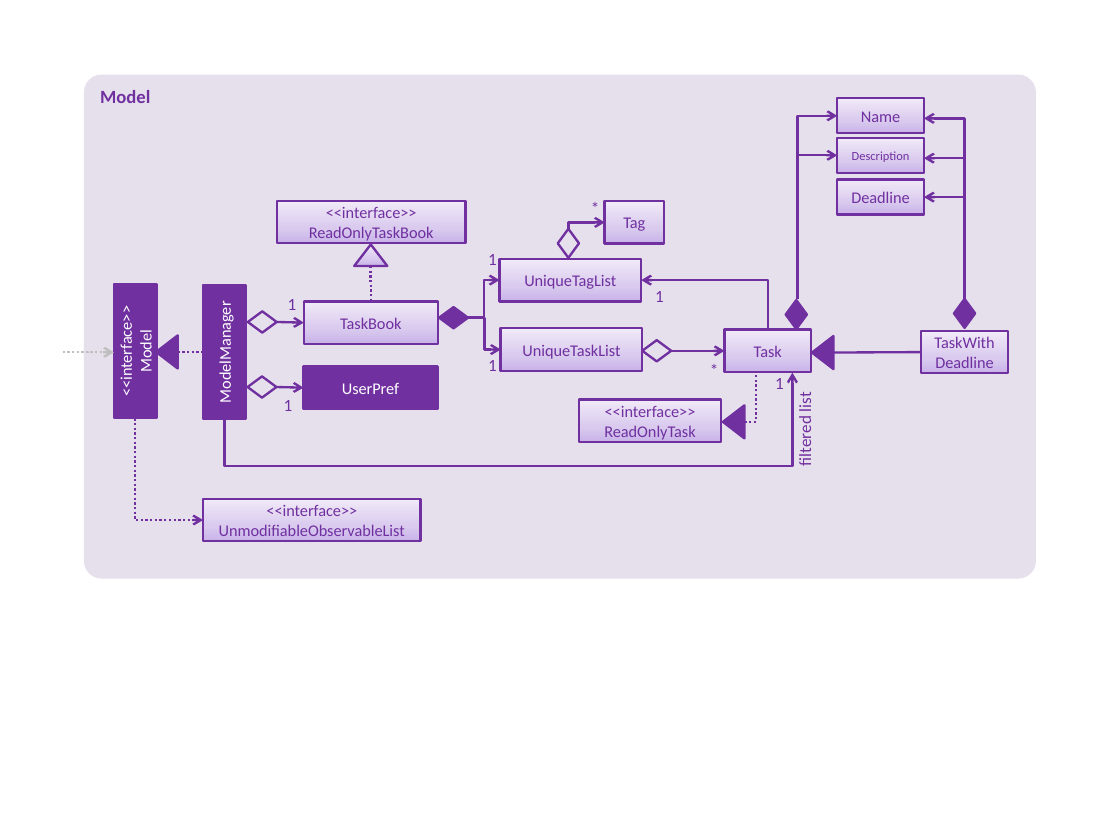
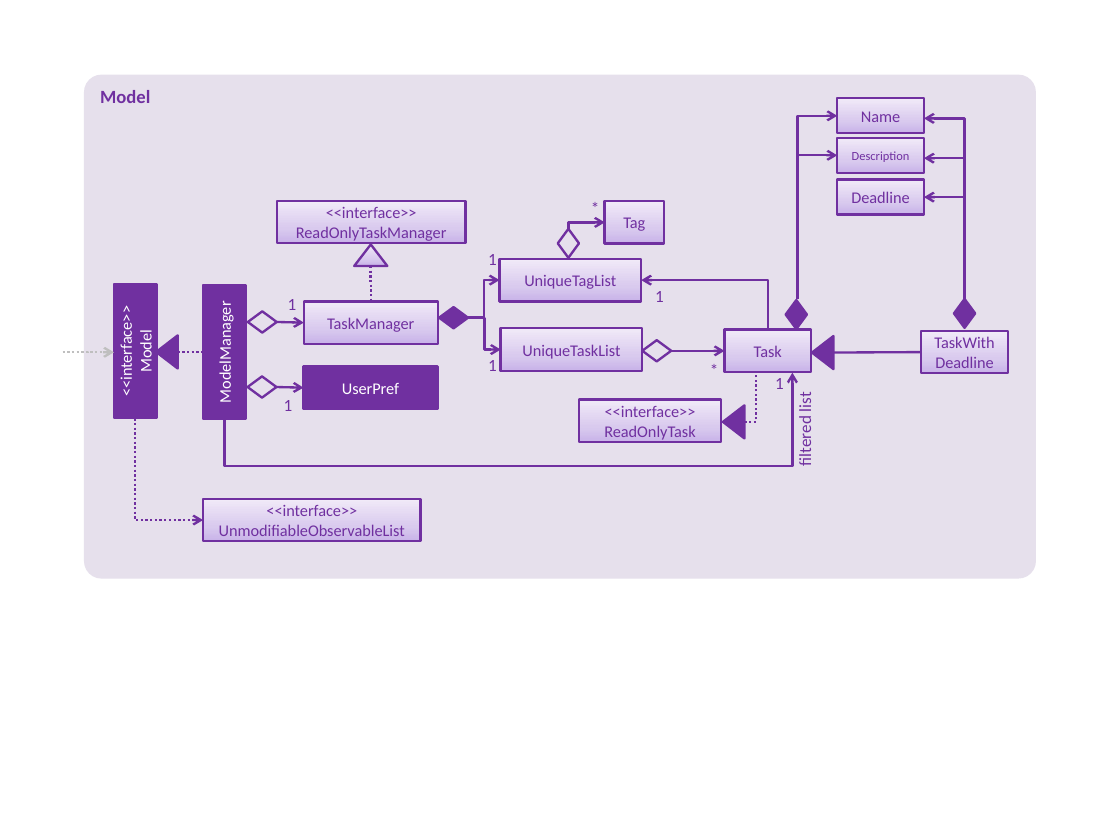
Before and after one commit to yogamurti/main, a slide deck: slide 1 of docs/diagrams/ModelComponentClassDiagram.pptx. Drawn at 1120x840 pixels with LibreOffice and Linux fonts; fonts in the diff are those of the drawing. Boxes give left, top, right and bottom in pixels: in the first picture for what was removed or moved away, otherwise in the second. Text is boxed around its words. In the diff, an @@ line names an element or a change of style, - is before the commit and + after.

```diff
--- a/docs/diagrams/ModelComponentClassDiagram.pptx
+++ b/docs/diagrams/ModelComponentClassDiagram.pptx
@@ text in rectangle at (296, 207, 447, 243): text changed @@
-<<interface>>
-ReadOnlyTaskBook
+<<interface>>
+ReadOnlyTaskManager
@@ text in rectangle at (327, 317, 414, 332): text changed @@
-TaskBook
+TaskManager
```
Also in this commit, not shown: 7 other files.
